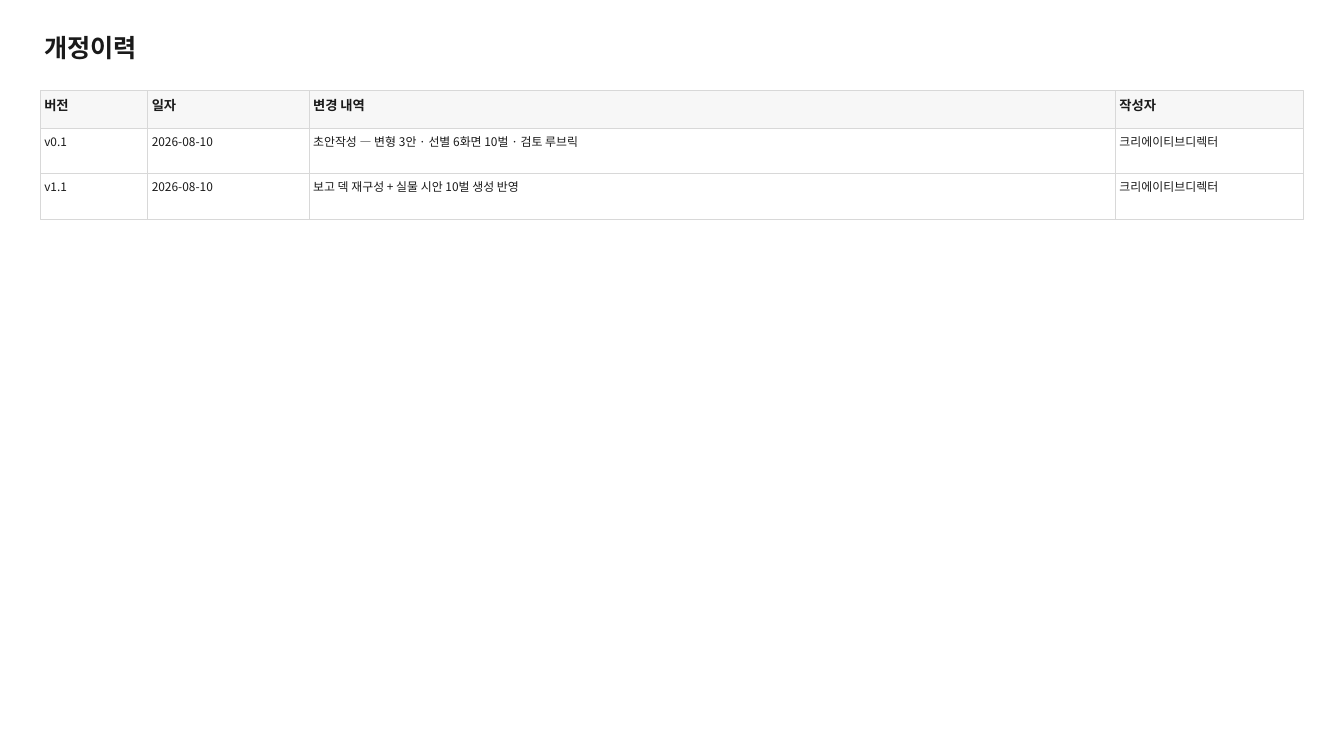
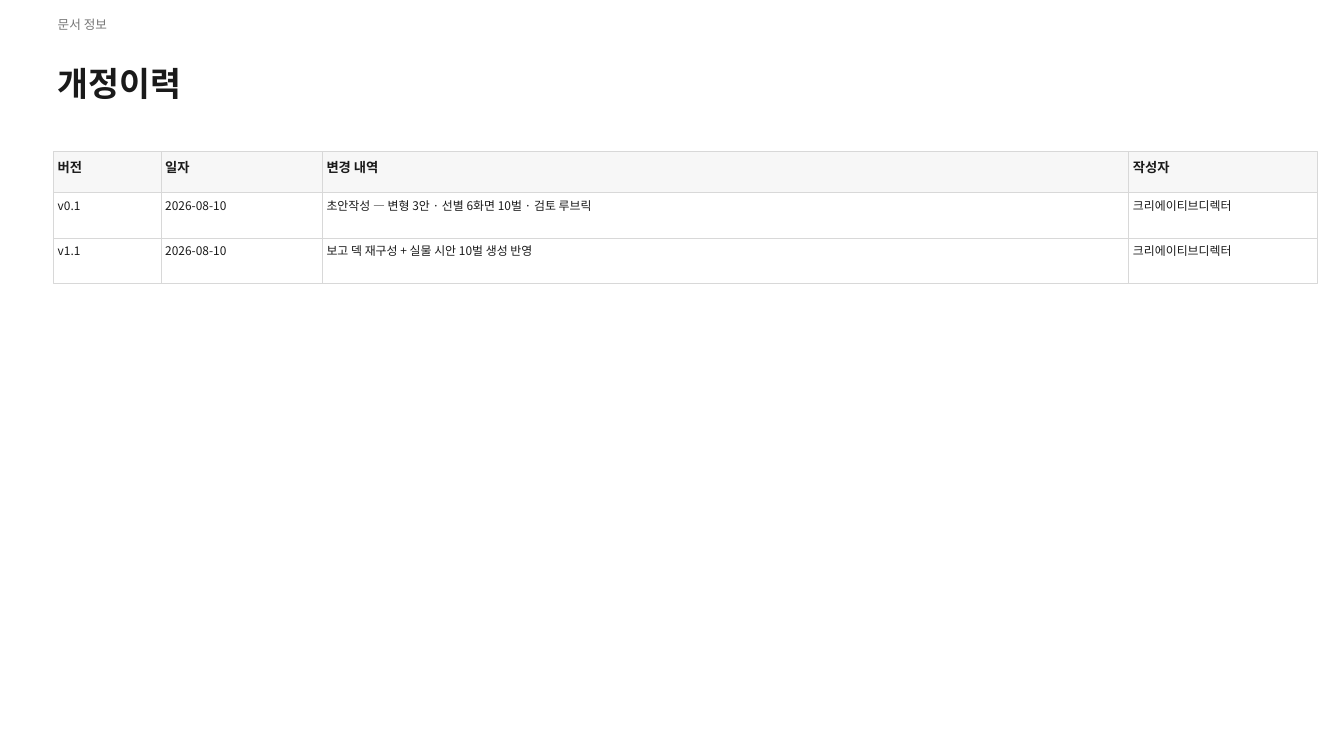
Before and after one commit to ddond-cmyk/ossp-sim-viewer, a slide deck: slide 2 of native/HDDS_시안전략_V1.1.pptx. Drawn at 1344x756 pixels with LibreOffice and Linux fonts; fonts in the diff are those of the drawing. Boxes give left, top, right and bottom in pixels: in the first picture for what was removed or moved away, otherwise in the second. Text is boxed around its words. In the diff, an @@ line names an element or a change of style, - is before the commit and + after.

```diff
--- a/native/HDDS_시안전략_V1.1.pptx
+++ b/native/HDDS_시안전략_V1.1.pptx
@@ text added at (58,18,107,30), 9 pt, text #767676 @@
+문서 정보
@@ text "개정이력": place and size @@
-text "개정이력" at (44,36,137,60)
+text "개정이력" at (58,67,182,99)
@@ text "개정이력" at (58,67,182,99): size 18 to 24 pt @@
@@ text "버전": place and size @@
-text "버전" at (44,99,68,112)
+text "버전" at (58,161,82,173)
@@ rectangle: place and size @@
-rectangle at (40,91,148,129)
+rectangle at (53,151,161,193)
@@ text "일자": place and size @@
-text "일자" at (152,99,176,111)
+text "일자" at (165,161,189,174)
@@ rectangle: place and size @@
-rectangle at (148,91,310,129)
+rectangle at (161,151,323,193)
@@ text "변경 내역": place and size @@
-text "변경 내역" at (313,99,364,111)
+text "변경 내역" at (327,161,378,173)
@@ rectangle: place and size @@
-rectangle at (310,91,1116,129)
+rectangle at (323,151,1129,193)
@@ text "작성자": place and size @@
-text "작성자" at (1119,99,1156,112)
+text "작성자" at (1133,161,1170,174)
@@ rectangle: place and size @@
-rectangle at (1116,91,1305,129)
+rectangle at (1129,151,1318,193)
@@ 4 rectangles, 2 texts: place and size @@
-4 rectangles, 2 texts at (40,174,1305,220)
+4 rectangles, 2 texts at (53,193,1318,238)
@@ 4 rectangles, 2 texts: place and size @@
-4 rectangles, 2 texts at (40,128,1305,173)
+4 rectangles, 2 texts at (53,238,1318,283)
@@ 4 texts: place and size @@
-4 texts at (44,136,578,192)
+4 texts at (58,200,592,256)
```
Also in this commit, not shown: 1 other slide changed, 11 other files.
